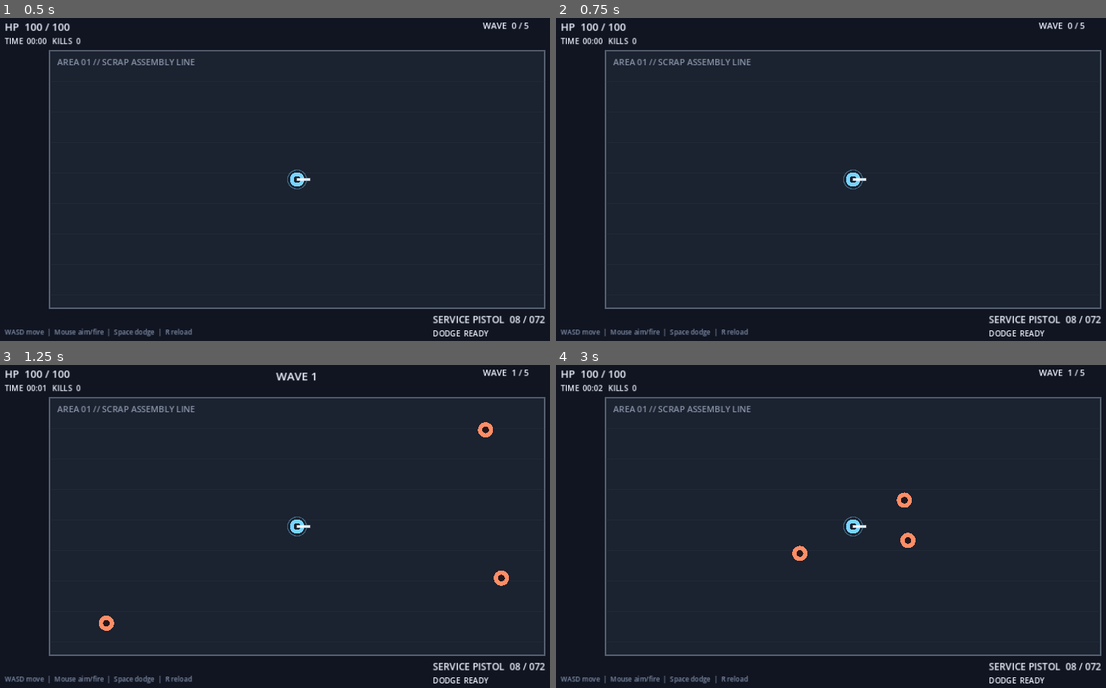
Above: before the commit, frames 1-4 (two rows, left to right).
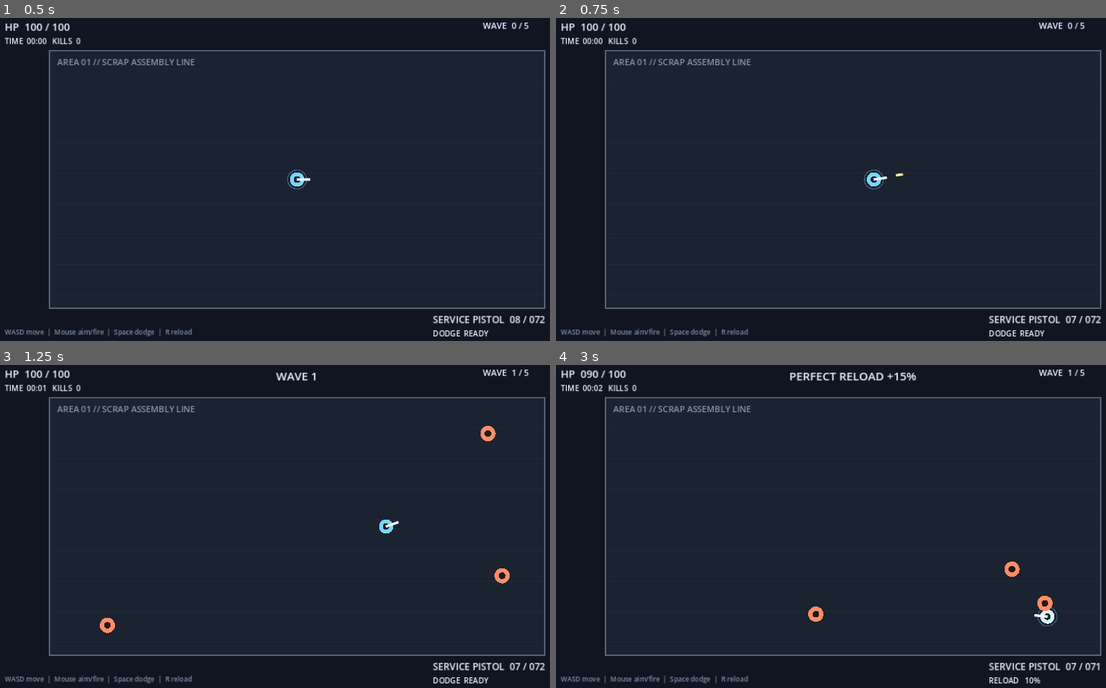
Above: after the commit, the same moments.

Repository: donly987647-max/Topdown-roguelite
Game: Godot game, scene res://scenes/main.tscn
Two runs of this game, one before a commit and one after it. Both use one fixed random seed, a clock stepped at 60 frames per second and the inputs below.
Inputs (mouse positions are in pixels of both pictures, inside the frame that each line leads up to):
- Up to frame 1 (0.5 s): no input
- Up to frame 2 (0.75 s): tap Enter at 0.5 s; move the mouse to (985, 163) at 0.52 s; hold D from 0.53 s (still down); tap R at 0.6 s; click (985, 163) at 0.67 s
- Up to frame 3 (1.25 s): keep holding D; tap Space at 0.77 s
- Up to frame 4 (3 s): move the mouse to (732, 542) at 1.27 s; release D at 1.28 s; hold S 1.28-2.03 s; tap R at 1.35, 2.1, 2.85 s; click (732, 542) at 1.42 s; tap Space at 1.52 s; move the mouse to (913, 452) at 2.02 s; hold D 2.03-2.78 s; click (913, 452) at 2.17 s; move the mouse to (820, 594) at 2.77 s; hold W from 2.78 s (still down); click (820, 594) at 2.92 s

Frame 1 is identical in both runs. In frame 2, 0.3% of the frame differs, in the area x 52-95%, y 46-95%; in frame 3, 0.4%; in frame 4, 1.3%, in the area x 4-100%, y 1-99%.
Error before the commit: Invalid call to function 'tick' in base 'Node (weapon_controller.gd)'. Expected 2 arguments. (res://scripts/player/player.gd:54)

Commit message:
Support mobile fire input

Diff:
--- a/scripts/combat/weapon_controller.gd
+++ b/scripts/combat/weapon_controller.gd
@@ -19,7 +19,7 @@
     ammo_in_mag = int(data.get("magazine_size", 8))
     reserve_ammo = int(data.get("reserve_ammo", 72))
 
-func tick(delta: float, aim_direction: Vector2) -> void:
+func tick(delta: float, aim_direction: Vector2, mobile_fire_held: bool = false) -> void:
     fire_cooldown = maxf(0.0, fire_cooldown - delta)
 
     if reloading:
@@ -29,7 +29,7 @@
         return
 
     var gamepad_fire := Input.get_joy_axis(0, JOY_AXIS_TRIGGER_RIGHT) > 0.35
-    if Input.is_mouse_button_pressed(MOUSE_BUTTON_LEFT) or gamepad_fire:
+    if Input.is_mouse_button_pressed(MOUSE_BUTTON_LEFT) or gamepad_fire or mobile_fire_held:
         _try_fire(aim_direction)
 
     if ammo_in_mag <= 0 and reserve_ammo > 0:
